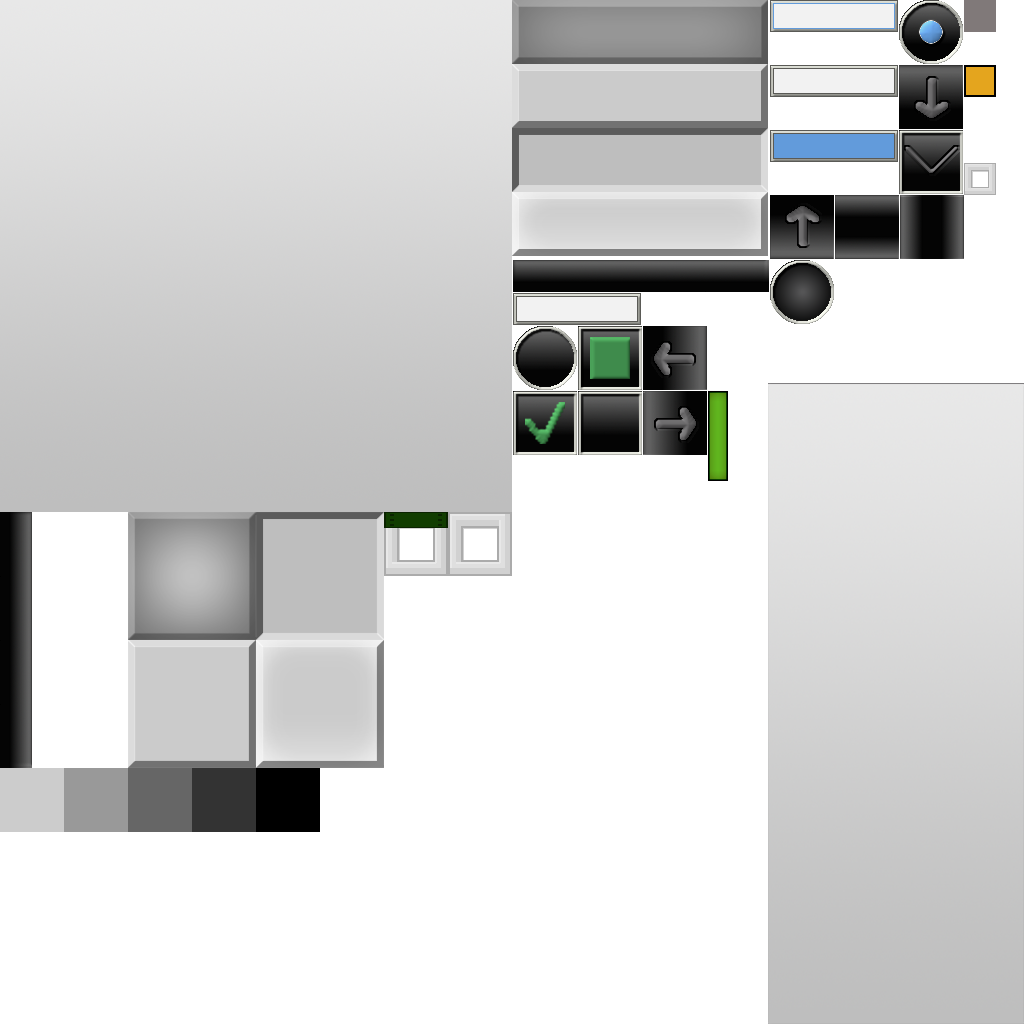
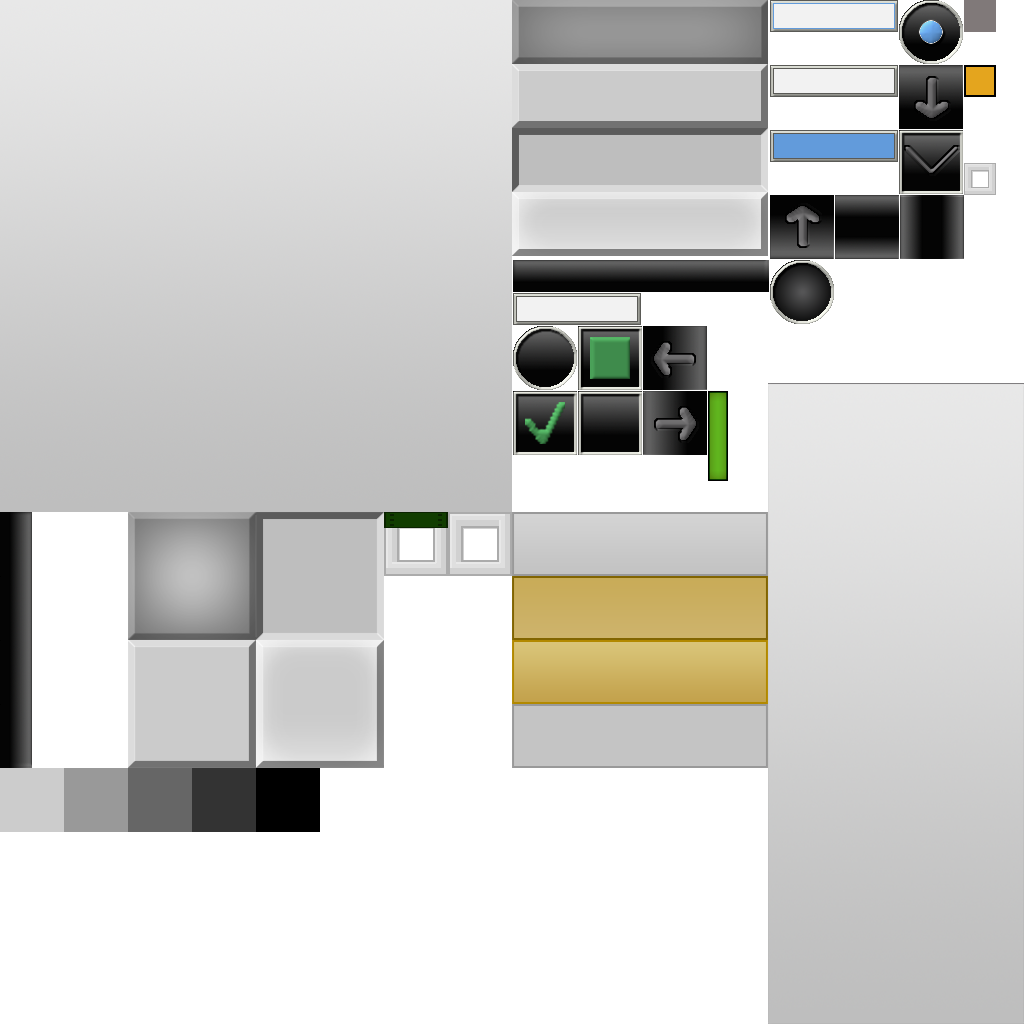
Layers edited between the first and the second 1024px x 1024px image:
added group "context button" with 4 layers above "Layer 0" over [512, 512, 768, 768]
added layer "button hover" in group "context button" over [512, 640, 768, 704]
added layer "button press" in group "context button" over [512, 576, 768, 640]
added layer "button disabled" in group "context button" over [512, 704, 768, 768]
added layer "button" in group "context button" over [512, 512, 768, 576]
